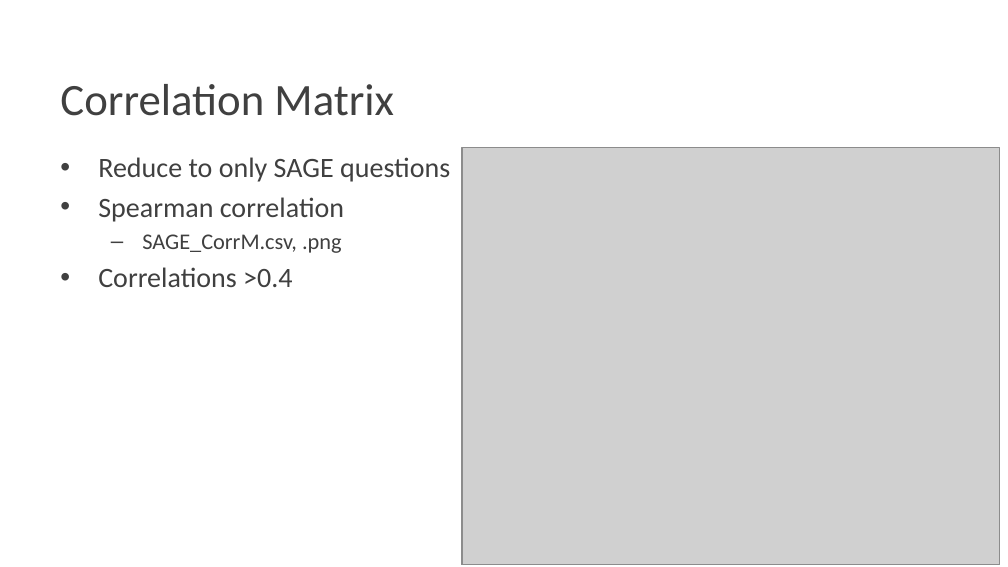
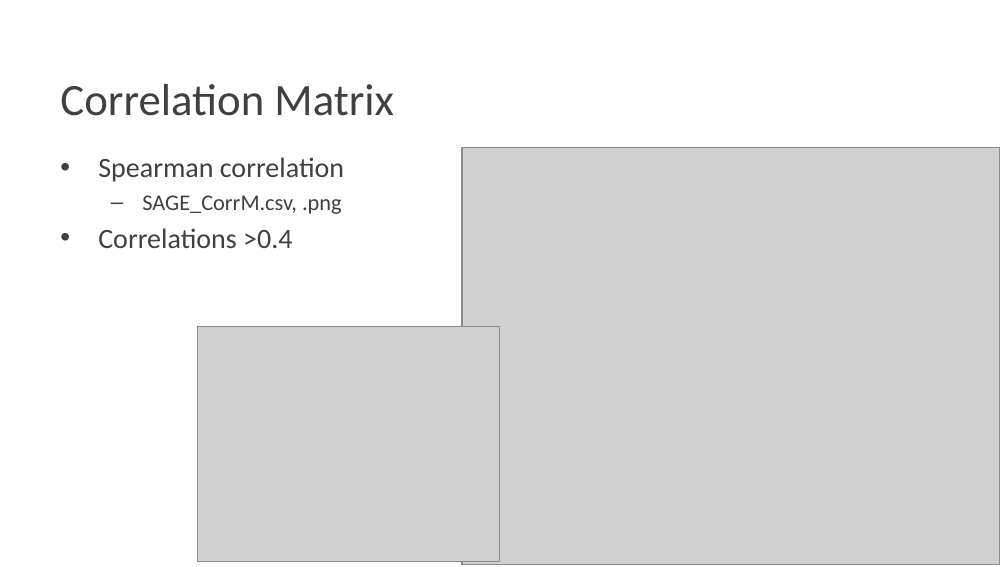
Before and after one commit to Pontigre/PER_analysis, a slide deck: slide 8 of Analysis_explanation.pptx (slide 13 before the commit). Drawn at 1008x567 pixels with LibreOffice and Linux fonts; fonts in the diff are those of the drawing; grey boxes stand for pictures; background and template pictures are left out. Boxes give left, top, right and bottom in pixels: in the first picture for what was removed or moved away, otherwise in the second. Text is boxed around its words. In the diff, an @@ line names an element or a change of style, - is before the commit and + after.

```diff
--- a/Analysis_explanation.pptx
+++ b/Analysis_explanation.pptx
@@ text at (98, 157, 450, 182): paragraph removed @@
-• Reduce to only SAGE questions
@@ picture added at (198, 327, 500, 561) @@
```
Also in this commit, not shown: 10 other slides changed, 1 slide removed, 36 other files.
